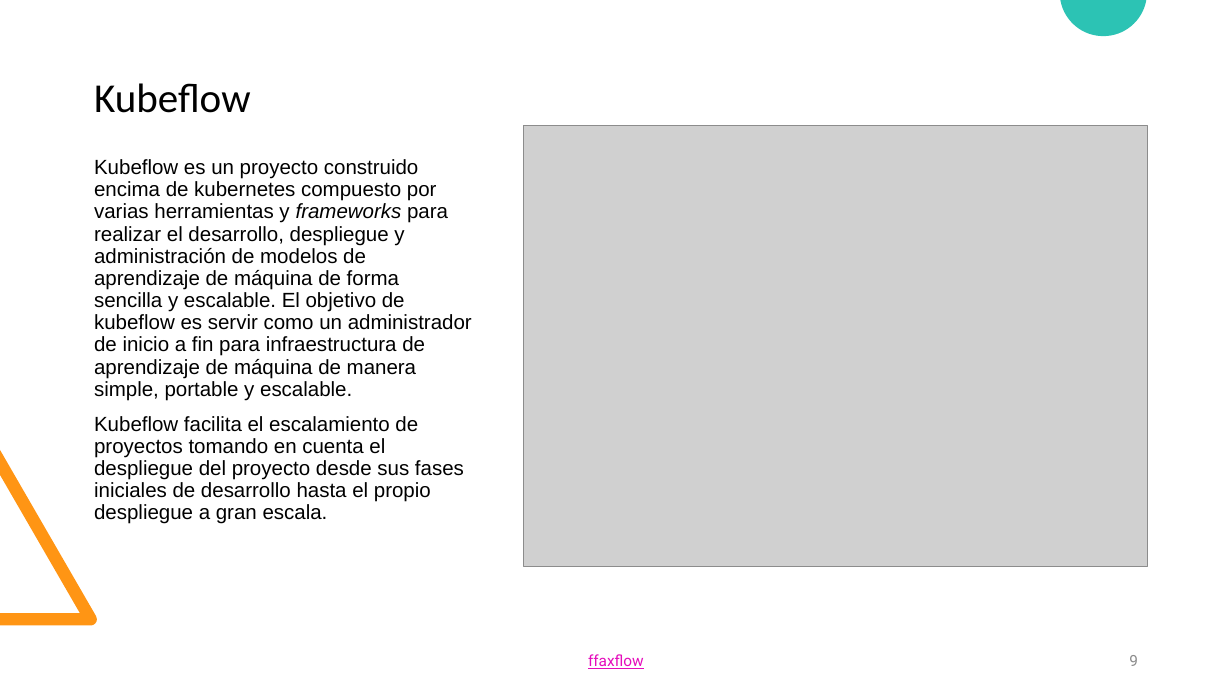
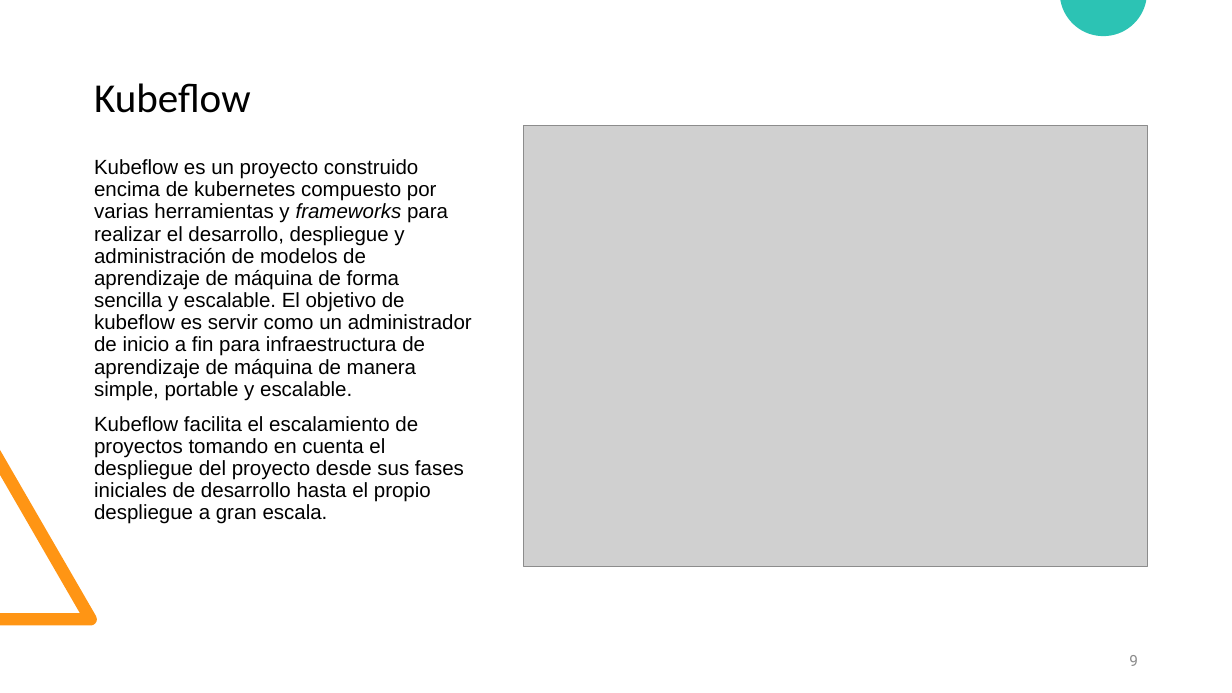
Before and after one commit to diramtz/ProyectoFinal_MaxFlow, a slide deck: slide 9 of documentos/Presentacion_ffmf.pptx. Drawn at 1232x693 pixels with LibreOffice and Linux fonts; fonts in the diff are those of the drawing; grey boxes stand for pictures. Boxes give left, top, right and bottom in pixels: in the first picture for what was removed or moved away, otherwise in the second. Text is boxed around its words. In the diff, an @@ line names an element or a change of style, - is before the commit and + after.

```diff
--- a/documentos/Presentacion_ffmf.pptx
+++ b/documentos/Presentacion_ffmf.pptx
@@ text removed at <box>588,654,644,669</box> @@
-ffaxflow
```
Also in this commit, not shown: 8 other slides changed, 2 slides added.
